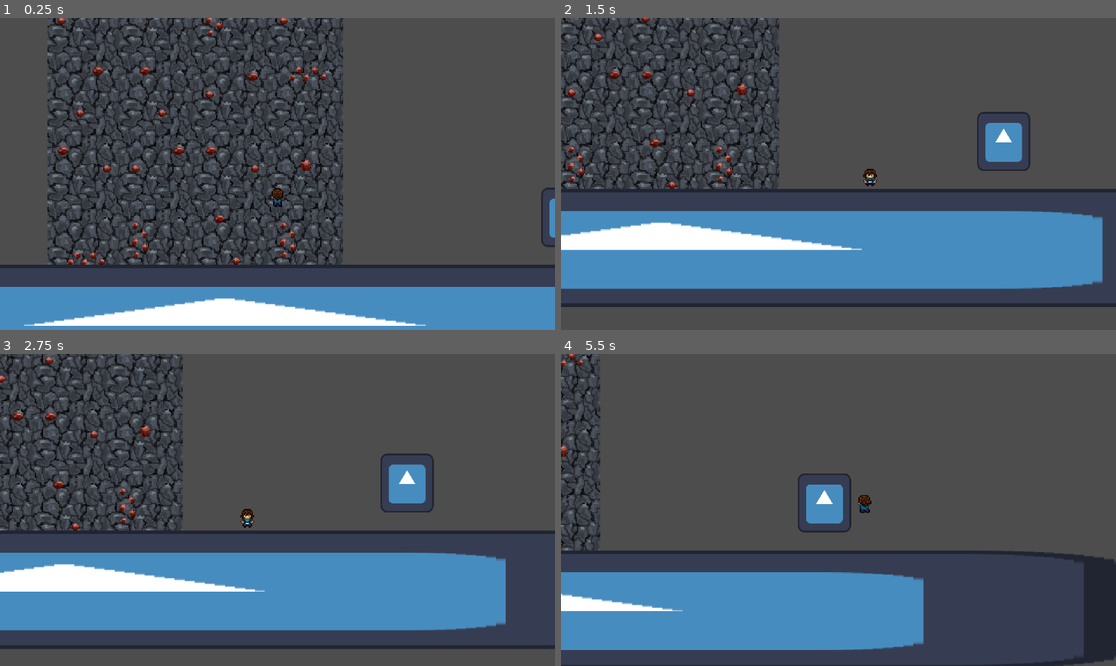
Above: before the commit, frames 1-4 (two rows, left to right).
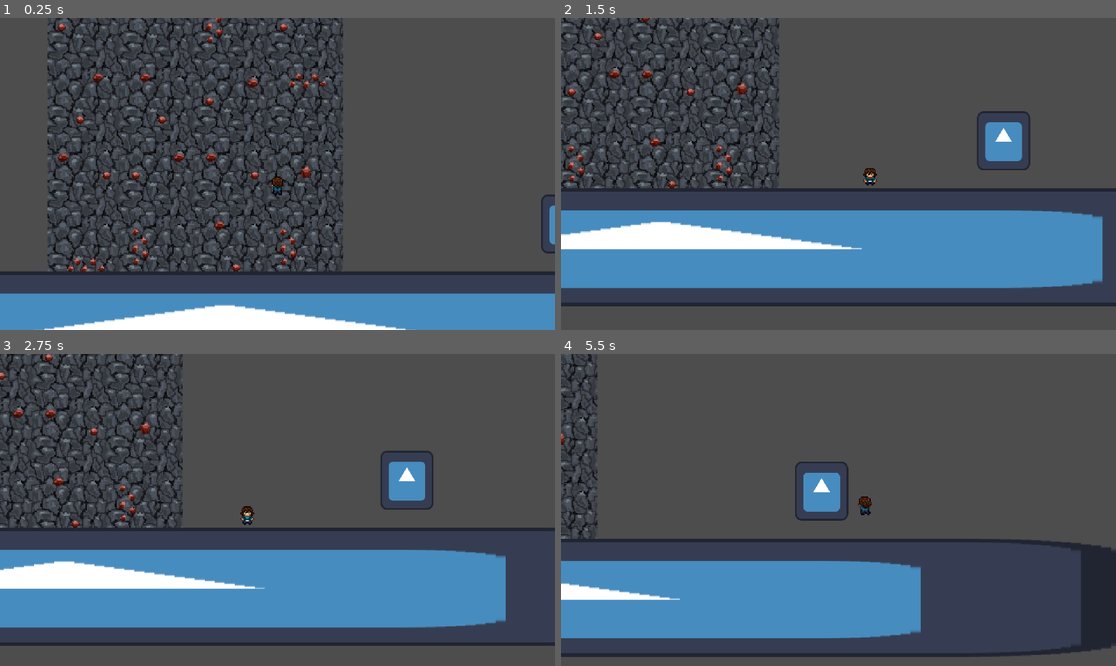
Above: after the commit, the same moments.

Repository: Tylefrost/Dyno
Game: Godot game, scene res://level_1.tscn
Two runs of this game, one before a commit and one after it. Both use one fixed random seed, a clock stepped at 60 frames per second and the inputs below. The engine's default icon, where the game draws it, is replaced by a stand-in: a white triangle on a blue panel in a dark square.
Inputs (mouse positions are in pixels of both pictures, inside the frame that each line leads up to):
- Up to frame 1 (0.25 s): no input
- Up to frame 2 (1.5 s): move the mouse to (960, 158) at 0.52 s; hold D (right) from 0.53 s (still down); click (960, 158) at 0.6 s; tap Space (jump) at 0.77, 0.8, 1.07, 1.35 s; move the mouse to (727, 189) at 1.27 s
- Up to frame 3 (2.75 s): tap Space (jump) at 1.52, 1.82, 2.3 s; click (166, 525) at 1.55 s; move the mouse to (333, 441) at 2.02 s; release D (right) at 2.03 s; hold A (left) from 2.03 s (still down); click (333, 441) at 2.1 s
- Up to frame 4 (5.5 s): move the mouse to (810, 572) at 2.77 s; release A (left) at 2.78 s; hold D (right) 2.78-4.28 s; click (810, 572) at 2.85 s; tap Space (jump) at 3.02, 3.32, 3.6, 3.77, 4.07, 4.52, 4.82, 5.3 s; move the mouse to (1005, 556) at 3.52 s; move the mouse to (672, 463) at 4.27 s; hold A (left) 4.28-5.03 s; click (672, 463) at 4.35 s; move the mouse to (866, 510) at 5.02 s; hold D (right) from 5.03 s (still down); click (866, 510) at 5.1 s

The runs differ from the first frame. In frame 1, 27% of the frame differs, in the area x 0-100%, y 0-100%; in frame 2, 4.7%; in frame 3, 14%; in frame 4, 13%.

Commit message:
makes it so if you miss once you fall

Diff:
--- a/player.gd
+++ b/player.gd
@@ -2,18 +2,18 @@
 class_name Player
 
 #affects swing and jump
-@export var gravity_strength = 8
+@export var gravity_strength = 4
 
 #jumping
-@export var max_jump_force = 200
-@export var min_jump_force = 100
+@export var max_jump_force = 150
+@export var min_jump_force = 50
 @export var jump_charge_time = 1
 var is_charging_jump = false
 var charge_start_time = 0
 var num_jumps = 0
 var jump_type = true
 var on_floor = true
-
+var missed = false
 #swinging
 var hook_pos = Vector2()
 var hooked = false
@@ -53,6 +53,7 @@
 			anim.play("fall")
 		num_jumps = 1
 	elif is_on_floor():
+		missed = false
 		anim.play("front_idle")
 		num_jumps = 0
 	if hooked:
@@ -91,13 +92,15 @@
 
 func hook():
 	$Raycast.look_at(get_global_mouse_position())
-	if Input.is_action_just_pressed("left_click"):
+	if Input.is_action_just_pressed("left_click") and !missed:
 		hook_pos = get_hook_pos()
 		print(hook_pos)
 		if hook_pos:
 			print("sex")
 			hooked = true
 			current_rope_length = global_position.distance_to(hook_pos)
+		else:
+			missed = true
 	if Input.is_action_just_released("left_click") and hooked:
 		velocity.y -= 22 * gravity_strength
 		hooked = false
--- a/player.tscn
+++ b/player.tscn
@@ -154,7 +154,7 @@
 scale = Vector2(0.03, 0.03)
 
 [node name="Raycast4" type="Node2D" parent="Raycast"]
-scale = Vector2(0.3, 0.3)
+scale = Vector2(0.4, 0.4)
 
 [node name="RayCast2D" type="RayCast2D" parent="Raycast/Raycast4"]
 position = Vector2(20, -1.66667)
@@ -307,8 +307,162 @@
 collision_mask = 2
 hit_from_inside = true
 
+[node name="Raycast5" type="Node2D" parent="Raycast"]
+scale = Vector2(0.5, 0.5)
+
+[node name="RayCast2D" type="RayCast2D" parent="Raycast/Raycast5"]
+position = Vector2(20, -1.66667)
+rotation = 4.71239
+target_position = Vector2(0, 500)
+collision_mask = 2
+hit_from_inside = true
+
+[node name="RayCast2D2" type="RayCast2D" parent="Raycast/Raycast5"]
+position = Vector2(20, 3.33333)
+rotation = 4.71239
+skew = 0.0872665
+target_position = Vector2(2.08165e-12, 500)
+collision_mask = 2
+hit_from_inside = true
+
+[node name="RayCast2D3" type="RayCast2D" parent="Raycast/Raycast5"]
+position = Vector2(20, -6.66667)
+rotation = 4.71239
+skew = -0.0872665
+target_position = Vector2(0, 500)
+collision_mask = 2
+hit_from_inside = true
+
+[node name="RayCast2D4" type="RayCast2D" parent="Raycast/Raycast5"]
+position = Vector2(20, 8.33333)
+rotation = 4.71239
+skew = 0.174533
+target_position = Vector2(2.08165e-12, 500)
+collision_mask = 2
+hit_from_inside = true
+
+[node name="RayCast2D5" type="RayCast2D" parent="Raycast/Raycast5"]
+position = Vector2(20, -11.6667)
+rotation = 4.71239
+skew = -0.174533
+target_position = Vector2(2.08165e-12, 500)
+collision_mask = 2
+hit_from_inside = true
+
+[node name="RayCast2D6" type="RayCast2D" parent="Raycast/Raycast5"]
+position = Vector2(20, 13.3333)
+rotation = 4.71239
+skew = 0.261799
+target_position = Vector2(2.08165e-12, 500)
+collision_mask = 2
+hit_from_inside = true
+
+[node name="RayCast2D7" type="RayCast2D" parent="Raycast/Raycast5"]
+position = Vector2(20, -16.6667)
+rotation = 4.71239
+skew = -0.261799
+target_position = Vector2(2.08165e-12, 500)
+collision_mask = 2
+hit_from_inside = true
+
+[node name="RayCast2D8" type="RayCast2D" parent="Raycast/Raycast5"]
+position = Vector2(20, 18.3333)
+rotation = 4.71239
+skew = 0.349066
+target_position = Vector2(2.08165e-12, 500)
+collision_mask = 2
+hit_from_inside = true
+
+[node name="RayCast2D9" type="RayCast2D" parent="Raycast/Raycast5"]
+position = Vector2(20, -21.6667)
+rotation = 4.71239
+skew = -0.349066
+target_position = Vector2(2.08165e-12, 500)
+collision_mask = 2
+hit_from_inside = true
+
+[node name="RayCast2D10" type="RayCast2D" parent="Raycast/Raycast5"]
+position = Vector2(20, 23.3333)
+rotation = 4.71239
+skew = 0.436332
+target_position = Vector2(2.08165e-12, 500)
+collision_mask = 2
+hit_from_inside = true
+
+[node name="RayCast2D11" type="RayCast2D" parent="Raycast/Raycast5"]
+position = Vector2(20, -26.6667)
+rotation = 4.71239
+skew = -0.436332
+target_position = Vector2(2.08165e-12, 500)
+collision_mask = 2
+hit_from_inside = true
+
+[node name="RayCast2D12" type="RayCast2D" parent="Raycast/Raycast5"]
+position = Vector2(20, 28.3333)
+rotation = 4.71239
+skew = 0.523599
+target_position = Vector2(2.08165e-12, 500)
+collision_mask = 2
+hit_from_inside = true
+
+[node name="RayCast2D13" type="RayCast2D" parent="Raycast/Raycast5"]
+position = Vector2(20, -31.6667)
+rotation = 4.71239
+skew = -0.523599
+target_position = Vector2(2.08165e-12, 500)
+collision_mask = 2
+hit_from_inside = true
+
+[node name="RayCast2D14" type="RayCast2D" parent="Raycast/Raycast5"]
+position = Vector2(20, 33.3333)
+rotation = 4.71239
+skew = 0.610865
+target_position = Vector2(2.08165e-12, 500)
+collision_mask = 2
+hit_from_inside = true
+
+[node name="RayCast2D15" type="RayCast2D" parent="Raycast/Raycast5"]
+position = Vector2(20, -36.6667)
+rotation = 4.71239
+skew = -0.610865
+target_position = Vector2(2.08165e-12, 500)
+collision_mask = 2
+hit_from_inside = true
+
+[node name="RayCast2D16" type="RayCast2D" parent="Raycast/Raycast5"]
+position = Vector2(20, 38.3333)
+rotation = 4.71239
+skew = 0.698132
+target_position = Vector2(2.08165e-12, 500)
+collision_mask = 2
+hit_from_inside = true
+
+[node name="RayCast2D17" type="RayCast2D" parent="Raycast/Raycast5"]
+position = Vector2(20, -41.6667)
+rotation = 4.71239
+skew = -0.698132
+target_position = Vector2(2.08165e-12, 500)
+collision_mask = 2
+hit_from_inside = true
+
+[node name="RayCast2D18" type="RayCast2D" parent="Raycast/Raycast5"]
+position = Vector2(20, 43.3333)
+rotation = 4.71239
+skew = 0.785398
+target_position = Vector2(2.08165e-12, 500)
+collision_mask = 2
+hit_from_inside = true
+
+[node name="RayCast2D19" type="RayCast2D" parent="Raycast/Raycast5"]
+position = Vector2(20, -46.6667)
+rotation = 4.71239
+skew = -0.785398
+target_position = Vector2(2.08165e-12, 500)
+collision_mask = 2
+hit_from_inside = true
+
 [node name="Raycast4i" type="Node2D" parent="Raycast"]
-scale = Vector2(0.1, 0.1)
+scale = Vector2(0.3, 0.3)
 
 [node name="RayCast2D" type="RayCast2D" parent="Raycast/Raycast4i"]
 position = Vector2(100, 0)
@@ -1079,7 +1233,7 @@
 
 [node name="Raycast3" type="Node2D" parent="Raycast"]
 rotation = 1.5708
-scale = Vector2(0.3, 0.3)
+scale = Vector2(0.4, 0.4)
 
 [node name="RayCast2D" type="RayCast2D" parent="Raycast/Raycast3"]
 position = Vector2(26.6668, 1.66656)
@@ -1232,9 +1386,164 @@
 collision_mask = 2
 hit_from_inside = true
 
+[node name="Raycast6" type="Node2D" parent="Raycast"]
+rotation = 1.5708
+scale = Vector2(0.5, 0.5)
+
+[node name="RayCast2D" type="RayCast2D" parent="Raycast/Raycast6"]
+position = Vector2(26.6668, 1.66656)
+rotation = 4.71239
+target_position = Vector2(0, 500)
+collision_mask = 2
+hit_from_inside = true
+
+[node name="RayCast2D2" type="RayCast2D" parent="Raycast/Raycast6"]
+position = Vector2(26.6668, 6.66656)
+rotation = 4.71239
+skew = 0.0872665
+target_position = Vector2(2.08165e-12, 500)
+collision_mask = 2
+hit_from_inside = true
+
+[node name="RayCast2D3" type="RayCast2D" parent="Raycast/Raycast6"]
+position = Vector2(26.6668, -3.33344)
+rotation = 4.71239
+skew = -0.0872665
+target_position = Vector2(0, 500)
+collision_mask = 2
+hit_from_inside = true
+
+[node name="RayCast2D4" type="RayCast2D" parent="Raycast/Raycast6"]
+position = Vector2(26.6668, 11.6666)
+rotation = 4.71239
+skew = 0.174533
+target_position = Vector2(2.08165e-12, 500)
+collision_mask = 2
+hit_from_inside = true
+
+[node name="RayCast2D5" type="RayCast2D" parent="Raycast/Raycast6"]
+position = Vector2(26.6668, -8.33344)
+rotation = 4.71239
+skew = -0.174533
+target_position = Vector2(2.08165e-12, 500)
+collision_mask = 2
+hit_from_inside = true
+
+[node name="RayCast2D6" type="RayCast2D" parent="Raycast/Raycast6"]
+position = Vector2(26.6668, 16.6666)
+rotation = 4.71239
+skew = 0.261799
+target_position = Vector2(2.08165e-12, 500)
+collision_mask = 2
+hit_from_inside = true
+
+[node name="RayCast2D7" type="RayCast2D" parent="Raycast/Raycast6"]
+position = Vector2(26.6668, -13.3334)
+rotation = 4.71239
+skew = -0.261799
+target_position = Vector2(2.08165e-12, 500)
+collision_mask = 2
+hit_from_inside = true
+
+[node name="RayCast2D8" type="RayCast2D" parent="Raycast/Raycast6"]
+position = Vector2(26.6668, 21.6666)
+rotation = 4.71239
+skew = 0.349066
+target_position = Vector2(2.08165e-12, 500)
+collision_mask = 2
+hit_from_inside = true
+
+[node name="RayCast2D9" type="RayCast2D" parent="Raycast/Raycast6"]
+position = Vector2(26.6668, -18.3334)
+rotation = 4.71239
+skew = -0.349066
+target_position = Vector2(2.08165e-12, 500)
+collision_mask = 2
+hit_from_inside = true
+
+[node name="RayCast2D10" type="RayCast2D" parent="Raycast/Raycast6"]
+position = Vector2(26.6668, 26.6666)
+rotation = 4.71239
+skew = 0.436332
+target_position = Vector2(2.08165e-12, 500)
+collision_mask = 2
+hit_from_inside = true
+
+[node name="RayCast2D11" type="RayCast2D" parent="Raycast/Raycast6"]
+position = Vector2(26.6668, -23.3334)
+rotation = 4.71239
+skew = -0.436332
+target_position = Vector2(2.08165e-12, 500)
+collision_mask = 2
+hit_from_inside = true
+
+[node name="RayCast2D12" type="RayCast2D" parent="Raycast/Raycast6"]
+position = Vector2(26.6668, 31.6666)
+rotation = 4.71239
+skew = 0.523599
+target_position = Vector2(2.08165e-12, 500)
+collision_mask = 2
+hit_from_inside = true
+
+[node name="RayCast2D13" type="RayCast2D" parent="Raycast/Raycast6"]
+position = Vector2(26.6668, -28.3334)
+rotation = 4.71239
+skew = -0.523599
+target_position = Vector2(2.08165e-12, 500)
+collision_mask = 2
+hit_from_inside = true
+
+[node name="RayCast2D14" type="RayCast2D" parent="Raycast/Raycast6"]
+position = Vector2(26.6668, 36.6666)
+rotation = 4.71239
+skew = 0.610865
+target_position = Vector2(2.08165e-12, 500)
+collision_mask = 2
+hit_from_inside = true
+
+[node name="RayCast2D15" type="RayCast2D" parent="Raycast/Raycast6"]
+position = Vector2(26.6668, -33.3334)
+rotation = 4.71239
+skew = -0.610865
+target_position = Vector2(2.08165e-12, 500)
+collision_mask = 2
+hit_from_inside = true
+
+[node name="RayCast2D16" type="RayCast2D" parent="Raycast/Raycast6"]
+position = Vector2(26.6668, 41.6666)
+rotation = 4.71239
+skew = 0.698132
+target_position = Vector2(2.08165e-12, 500)
+collision_mask = 2
+hit_from_inside = true
+
+[node name="RayCast2D17" type="RayCast2D" parent="Raycast/Raycast6"]
+position = Vector2(26.6668, -38.3334)
+rotation = 4.71239
+skew = -0.698132
+target_position = Vector2(2.08165e-12, 500)
+collision_mask = 2
+hit_from_inside = true
+
+[node name="RayCast2D18" type="RayCast2D" parent="Raycast/Raycast6"]
+position = Vector2(26.6668, 46.6666)
+rotation = 4.71239
+skew = 0.785398
+target_position = Vector2(2.08165e-12, 500)
+collision_mask = 2
+hit_from_inside = true
+
+[node name="RayCast2D19" type="RayCast2D" parent="Raycast/Raycast6"]
+position = Vector2(26.6668, -43.3334)
+rotation = 4.71239
+skew = -0.785398
+target_position = Vector2(2.08165e-12, 500)
+collision_mask = 2
+hit_from_inside = true
+
 [node name="Raycast3i" type="Node2D" parent="Raycast"]
 rotation = 1.5708
-scale = Vector2(0.1, 0.1)
+scale = Vector2(0.3, 0.3)
 
 [node name="RayCast2D" type="RayCast2D" parent="Raycast/Raycast3i"]
 position = Vector2(100, 0)
@@ -2009,7 +2318,7 @@
 
 [node name="Raycast2" type="Node2D" parent="Raycast"]
 rotation = -1.5708
-scale = Vector2(0.3, 0.3)
+scale = Vector2(0.4, 0.4)
 
 [node name="RayCast2D" type="RayCast2D" parent="Raycast/Raycast2"]
 position = Vector2(26.6665, -1.66656)
@@ -2162,9 +2471,164 @@
 collision_mask = 2
 hit_from_inside = true
 
+[node name="Raycast7" type="Node2D" parent="Raycast"]
+rotation = -1.5708
+scale = Vector2(0.5, 0.5)
+
+[node name="RayCast2D" type="RayCast2D" parent="Raycast/Raycast7"]
+position = Vector2(26.6665, -1.66656)
+rotation = 4.71239
+target_position = Vector2(0, 500)
+collision_mask = 2
+hit_from_inside = true
+
+[node name="RayCast2D2" type="RayCast2D" parent="Raycast/Raycast7"]
+position = Vector2(26.6665, 3.33344)
+rotation = 4.71239
+skew = 0.0872665
+target_position = Vector2(2.08165e-12, 500)
+collision_mask = 2
+hit_from_inside = true
+
+[node name="RayCast2D3" type="RayCast2D" parent="Raycast/Raycast7"]
+position = Vector2(26.6665, -6.66656)
+rotation = 4.71239
+skew = -0.0872665
+target_position = Vector2(0, 500)
+collision_mask = 2
+hit_from_inside = true
+
+[node name="RayCast2D4" type="RayCast2D" parent="Raycast/Raycast7"]
+position = Vector2(26.6665, 8.33344)
+rotation = 4.71239
+skew = 0.174533
+target_position = Vector2(2.08165e-12, 500)
+collision_mask = 2
+hit_from_inside = true
+
+[node name="RayCast2D5" type="RayCast2D" parent="Raycast/Raycast7"]
+position = Vector2(26.6665, -11.6666)
+rotation = 4.71239
+skew = -0.174533
+target_position = Vector2(2.08165e-12, 500)
+collision_mask = 2
+hit_from_inside = true
+
+[node name="RayCast2D6" type="RayCast2D" parent="Raycast/Raycast7"]
+position = Vector2(26.6665, 13.3334)
+rotation = 4.71239
+skew = 0.261799
+target_position = Vector2(2.08165e-12, 500)
+collision_mask = 2
+hit_from_inside = true
+
+[node name="RayCast2D7" type="RayCast2D" parent="Raycast/Raycast7"]
+position = Vector2(26.6665, -16.6666)
+rotation = 4.71239
+skew = -0.261799
+target_position = Vector2(2.08165e-12, 500)
+collision_mask = 2
+hit_from_inside = true
+
+[node name="RayCast2D8" type="RayCast2D" parent="Raycast/Raycast7"]
+position = Vector2(26.6665, 18.3334)
+rotation = 4.71239
+skew = 0.349066
+target_position = Vector2(2.08165e-12, 500)
+collision_mask = 2
+hit_from_inside = true
+
+[node name="RayCast2D9" type="RayCast2D" parent="Raycast/Raycast7"]
+position = Vector2(26.6665, -21.6666)
+rotation = 4.71239
+skew = -0.349066
+target_position = Vector2(2.08165e-12, 500)
+collision_mask = 2
+hit_from_inside = true
+
+[node name="RayCast2D10" type="RayCast2D" parent="Raycast/Raycast7"]
+position = Vector2(26.6665, 23.3334)
+rotation = 4.71239
+skew = 0.436332
+target_position = Vector2(2.08165e-12, 500)
+collision_mask = 2
+hit_from_inside = true
+
+[node name="RayCast2D11" type="RayCast2D" parent="Raycast/Raycast7"]
+position = Vector2(26.6665, -26.6666)
+rotation = 4.71239
+skew = -0.436332
+target_position = Vector2(2.08165e-12, 500)
+collision_mask = 2
+hit_from_inside = true
+
+[node name="RayCast2D12" type="RayCast2D" parent="Raycast/Raycast7"]
+position = Vector2(26.6665, 28.3334)
+rotation = 4.71239
+skew = 0.523599
+target_position = Vector2(2.08165e-12, 500)
+collision_mask = 2
+hit_from_inside = true
+
+[node name="RayCast2D13" type="RayCast2D" parent="Raycast/Raycast7"]
+position = Vector2(26.6665, -31.6666)
+rotation = 4.71239
+skew = -0.523599
+target_position = Vector2(2.08165e-12, 500)
+collision_mask = 2
+hit_from_inside = true
+
+[node name="RayCast2D14" type="RayCast2D" parent="Raycast/Raycast7"]
+position = Vector2(26.6665, 33.3334)
+rotation = 4.71239
+skew = 0.610865
+target_position = Vector2(2.08165e-12, 500)
+collision_mask = 2
+hit_from_inside = true
+
+[node name="RayCast2D15" type="RayCast2D" parent="Raycast/Raycast7"]
+position = Vector2(26.6665, -36.6666)
+rotation = 4.71239
+skew = -0.610865
+target_position = Vector2(2.08165e-12, 500)
+collision_mask = 2
+hit_from_inside = true
+
+[node name="RayCast2D16" type="RayCast2D" parent="Raycast/Raycast7"]
+position = Vector2(26.6665, 38.3334)
+rotation = 4.71239
+skew = 0.698132
+target_position = Vector2(2.08165e-12, 500)
+collision_mask = 2
+hit_from_inside = true
+
+[node name="RayCast2D17" type="RayCast2D" parent="Raycast/Raycast7"]
+position = Vector2(26.6665, -41.6666)
+rotation = 4.71239
+skew = -0.698132
+target_position = Vector2(2.08165e-12, 500)
+collision_mask = 2
+hit_from_inside = true
+
+[node name="RayCast2D18" type="RayCast2D" parent="Raycast/Raycast7"]
+position = Vector2(26.6665, 43.3334)
+rotation = 4.71239
+skew = 0.785398
+target_position = Vector2(2.08165e-12, 500)
+collision_mask = 2
+hit_from_inside = true
+
+[node name="RayCast2D19" type="RayCast2D" parent="Raycast/Raycast7"]
+position = Vector2(26.6665, -46.6666)
+rotation = 4.71239
+skew = -0.785398
+target_position = Vector2(2.08165e-12, 500)
+collision_mask = 2
+hit_from_inside = true
+
 [node name="Raycast2i" type="Node2D" parent="Raycast"]
 rotation = -1.5708
-scale = Vector2(0.1, 0.1)
+scale = Vector2(0.3, 0.3)
 
 [node name="RayCast2D" type="RayCast2D" parent="Raycast/Raycast2i"]
 position = Vector2(100, 0)
@@ -2939,7 +3403,7 @@
 
 [node name="Raycast1" type="Node2D" parent="Raycast"]
 rotation = 3.14159
-scale = Vector2(0.3, 0.3)
+scale = Vector2(0.4, 0.4)
 
 [node name="RayCast2D" type="RayCast2D" parent="Raycast/Raycast1"]
 position = Vector2(19.9999, 1.66672)
@@ -3094,7 +3558,7 @@
 
 [node name="Raycast1i" type="Node2D" parent="Raycast"]
 rotation = 3.14159
-scale = Vector2(0.1, 0.1)
+scale = Vector2(0.3, 0.3)
 
 [node name="RayCast2D" type="RayCast2D" parent="Raycast/Raycast1i"]
 position = Vector2(100, 0)
